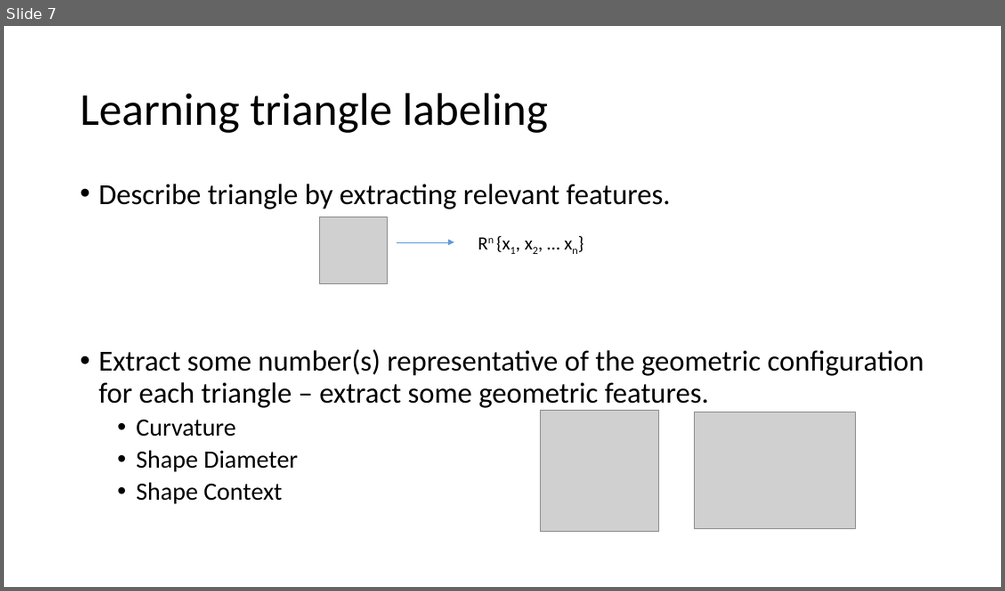
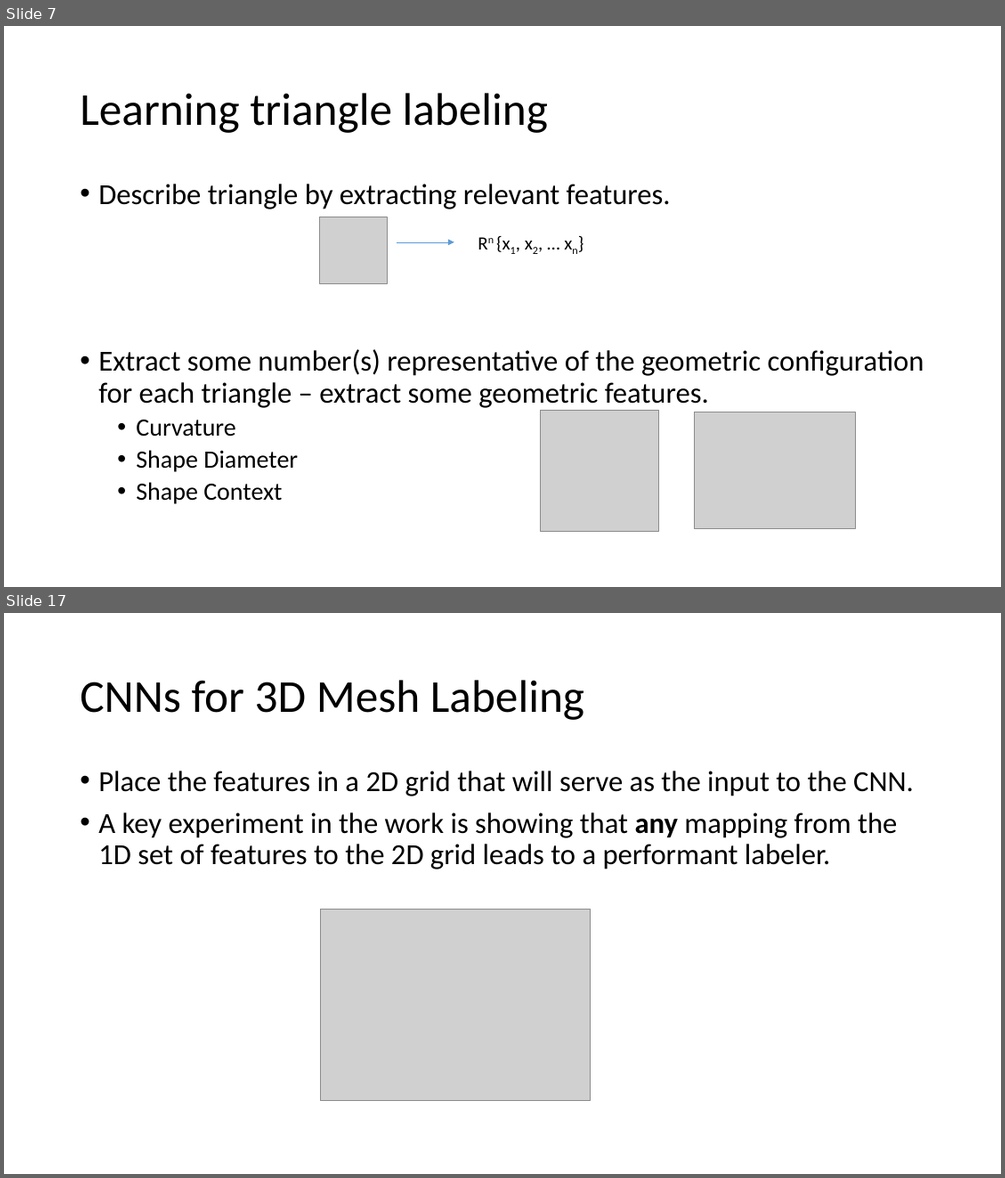
Before and after one commit to indivisibleatom/lectureNotes, a slide deck: sources/Guo_Mesh_Labeling.pptx. Shown one above the other, each under a label of ours: slide 7 before the commit, slides 7 and 17 after it; the slides between them are not shown. The pictures are 1005x591 and 1005x1178 pixels, drawn with LibreOffice and Linux fonts; fonts in the diff are those of the drawing; grey boxes stand for pictures. Boxes give left, top, right and bottom in pixels: in the first picture for what was removed or moved away, otherwise in the second. Text is boxed around its words. In the diff, an @@ line names an element or a change of style, - is before the commit and + after.

Commit message:
Updating presentation on Mesh Labeling:

```diff
--- a/sources/Guo_Mesh_Labeling.pptx
+++ b/sources/Guo_Mesh_Labeling.pptx
@@ slide 17 added at bbox=[4, 613, 1001, 1174], background #FFFFFF @@
@@ title added at bbox=[80, 680, 584, 720], 44 pt, text #000000 @@
+CNNs for 3D Mesh Labeling
@@ text added at bbox=[98, 771, 914, 869], 28 pt, text #000000 @@
+• Place the features in a 2D grid that will serve as the input to the CNN.
+• A key experiment in the work is showing that any mapping from the 1D set of features to the 2D grid leads to a performant labeler.
@@ picture added at bbox=[320, 909, 590, 1101] @@
```
Also in this commit, not shown: 4 slides changed, 12 other slides added, 1 slide removed.
